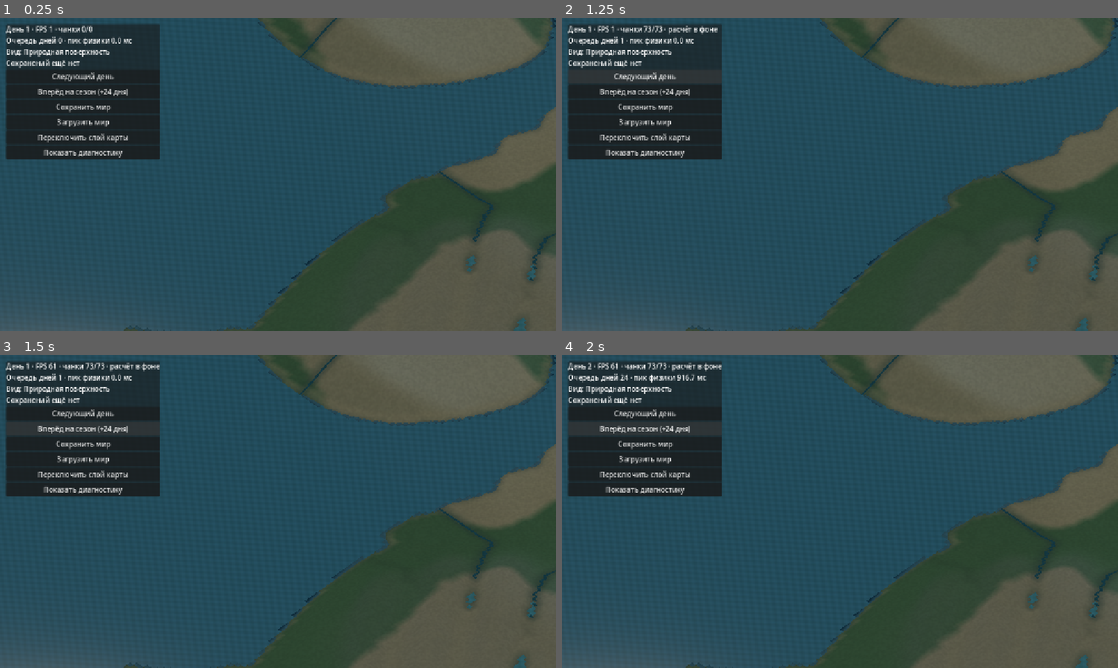
Above: before the commit, frames 1-4 (two rows, left to right).
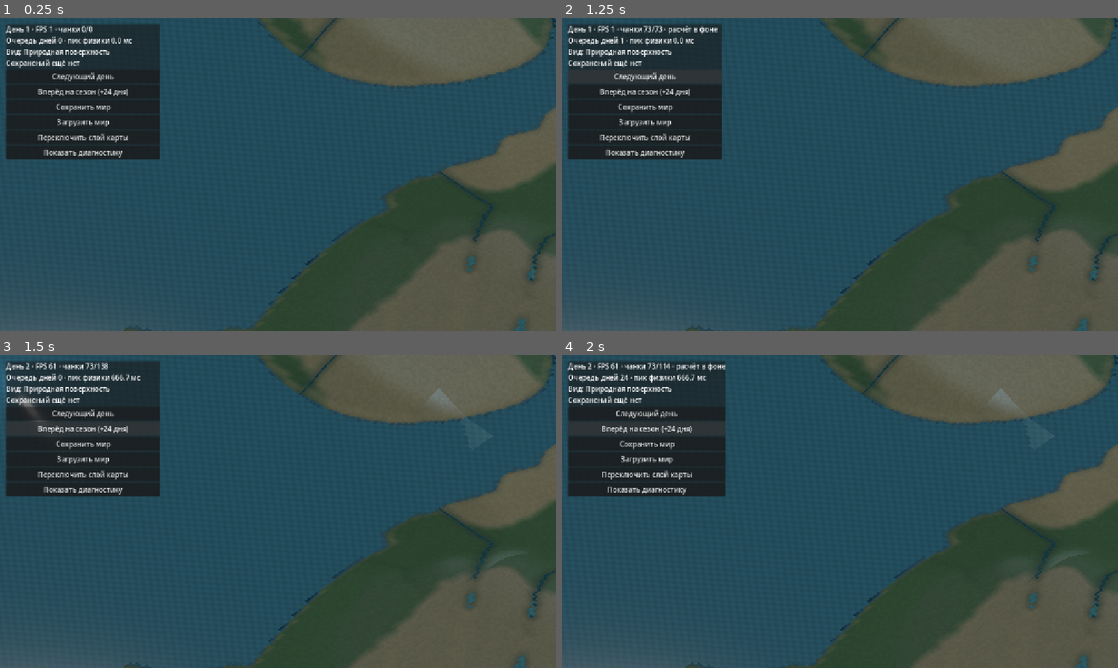
Above: after the commit, the same moments.

Repository: cyrox007/lands-and-ages
Game: Godot game, scene res://scenes/world.tscn
Two runs of this game, one before a commit and one after it. Both use one fixed random seed, a clock stepped at 60 frames per second and the inputs below.
Inputs:
- Up to frame 1 (0.25 s): no input
- Up to frame 2 (1.25 s): click "Следующий день" at 0.5 s
- Up to frame 3 (1.5 s): click "Вперёд на сезон (+24 дня)" at 1.25 s
- Up to frame 4 (2 s): no input

Frames 1-2 are identical in both runs. In frame 3, 0.5% of the frame differs, in the area x 0-82%, y 2-22%; in frame 4, 1.6%, in the area x 6-82%, y 2-46%.

Commit message:
feat(world): этап 8.5 — ограниченные кеши и мониторинг кадров

Diff:
--- /dev/null
+++ b/godot/scripts/chunk_render_cache.gd
@@ -0,0 +1,88 @@
+extends RefCounted
+## Ограниченный LRU-кеш готовых GPU-чанков.
+## Удерживает только невидимые меши; физические данные не дублирует.
+
+const MAX_CHUNKS := 24
+const MAX_ESTIMATED_BYTES := 12 * 1024 * 1024
+const BYTES_PER_VERTEX := 64
+const BYTES_PER_INDEX := 4
+
+var _items: Dictionary = {}
+var _order: Array[Vector2i] = []
+var estimated_bytes := 0
+var hits := 0
+var evictions := 0
+
+
+func count() -> int:
+	return _items.size()
+
+
+func has(coord: Vector2i) -> bool:
+	return _items.has(coord)
+
+
+func take(coord: Vector2i) -> Node3D:
+	if not _items.has(coord):
+		return null
+	var item: Dictionary = _items[coord]
+	_items.erase(coord)
+	_order.erase(coord)
+	estimated_bytes -= int(item["bytes"])
+	var node: Node3D = item["node"]
+	node.visible = true
+	hits += 1
+	return node
+
+
+func put(coord: Vector2i, node: Node3D) -> void:
+	if node == null:
+		return
+	if _items.has(coord):
+		_evict(coord)
+	var bytes := _estimate_node_bytes(node)
+	if bytes > MAX_ESTIMATED_BYTES:
+		evictions += 1
+		node.queue_free()
+		return
+	node.visible = false
+	_items[coord] = {"node": node, "bytes": bytes}
+	_order.append(coord)
+	estimated_bytes += bytes
+	while _items.size() > MAX_CHUNKS or estimated_bytes > MAX_ESTIMATED_BYTES:
+		_evict(_order[0])
+
+
+func clear() -> void:
+	for item in _items.values():
+		var node: Node3D = item["node"]
+		node.queue_free()
+	_items.clear()
+	_order.clear()
+	estimated_bytes = 0
+
+
+func _evict(coord: Vector2i) -> void:
+	var item: Dictionary = _items[coord]
+	_items.erase(coord)
+	_order.erase(coord)
+	estimated_bytes -= int(item["bytes"])
+	var node: Node3D = item["node"]
+	node.queue_free()
+	evictions += 1
+
+
+static func _estimate_node_bytes(node: Node3D) -> int:
+	# Оценка верхнего порядка для позиций, нормалей, цвета, UV и индексов.
+	# Это не фактический объём VRAM, который зависит от драйвера.
+	var bytes := 0
+	for child in node.get_children():
+		if not child is MeshInstance3D:
+			continue
+		var mesh: Mesh = child.mesh
+		if mesh == null:
+			continue
+		for surface in range(mesh.get_surface_count()):
+			bytes += mesh.surface_get_array_len(surface) * BYTES_PER_VERTEX
+			bytes += mesh.surface_get_array_index_len(surface) * BYTES_PER_INDEX
+	return bytes
--- a/godot/scripts/world.gd
+++ b/godot/scripts/world.gd
@@ -7,6 +7,7 @@
 const Relief = preload("res://scripts/relief.gd")
 const Chunk = preload("res://scripts/chunk.gd")
 const ChunkVisibility = preload("res://scripts/chunk_visibility.gd")
+const ChunkRenderCache = preload("res://scripts/chunk_render_cache.gd")
 const NaturalGroundShader = preload("res://shaders/natural_ground.gdshader")
 const NaturalWaterShader = preload("res://shaders/natural_water.gdshader")
 const Hydrology = preload("res://scripts/hydrology.gd")
@@ -30,6 +31,8 @@
 ]
 const MAX_BUILDS_PER_FRAME := 8
 const MESH_BUDGET_US := 4200
+const HEIGHT_BOUNDS_CACHE_LIMIT := 512
+const FRAME_SAMPLE_LIMIT := 120
 const CAMERA_SPEED := 32.0
 const MIN_ZOOM := 16.0
 const MAX_ZOOM := 105.0
@@ -70,12 +73,18 @@
 var _debug_ground_material: StandardMaterial3D
 var _active: Dictionary = {}
 var _pending: Array[Vector2i] = []
+var _render_cache := ChunkRenderCache.new()
+var _render_world_revision := -1
+var _render_water_revision := -1
+var _render_surface_revision := -1
+var _frame_samples: Array[float] = []
 var _terrain_dirty := {}
 var _last_chunk_build_us := 0
 var _chunk_rebuilds := 0
 var _chunk_center := Vector2i(-1, -1)
 var _visibility_center := Vector2(-1000000.0, -1000000.0)
 var _chunk_height_bounds := {}
+var _chunk_height_order: Array[Vector2i] = []
 var _height_bounds_revision := -1
 var _water_bounds_revision := -1
 var _status: Label
@@ -236,6 +245,7 @@
 
 
 func _process(delta: float) -> void:
+	_record_frame(delta)
 	if _lightning_life > 0.0:
 		_lightning_life -= delta
 		if _lightning_life <= 0.0:
@@ -316,6 +326,24 @@
 		_move_center(Vector2(-event.relative.x, -event.relative.y) * scale_factor)
 
 
+func _record_frame(delta: float) -> void:
+	if delta <= 0.0 or delta > 0.5:
+		return
+	_frame_samples.append(delta * 1000.0)
+	if _frame_samples.size() > FRAME_SAMPLE_LIMIT:
+		_frame_samples.pop_front()
+
+
+static func _frame_percentile(samples: Array[float], fraction: float) -> float:
+	if samples.is_empty():
+		return 0.0
+	var ordered: Array[float] = samples.duplicate()
+	ordered.sort()
+	var index := clampi(ceili(float(ordered.size()) * fraction) - 1,
+		0, ordered.size() - 1)
+	return ordered[index]
+
+
 static func _detail_for_zoom(size: float) -> float:
 	# Мелкие GPU-эффекты постепенно исчезают при отдалении камеры.
 	return 1.0 - smoothstep(44.0, 96.0, size)
@@ -376,6 +404,7 @@
 			and _water_bounds_revision == water_revision:
 		return
 	_chunk_height_bounds.clear()
+	_chunk_height_order.clear()
 	_height_bounds_revision = _world_model.revision
 	_water_bounds_revision = water_revision
 
@@ -408,11 +437,39 @@
 	var scene_scale: float = _world_model.config.height_scale
 	var elevation := Vector2(minimum * scene_scale - 0.25,
 		maximum * scene_scale + 0.25)
+	_remember_height_bounds(coord, elevation)
+	return elevation
+
+
+func _remember_height_bounds(coord: Vector2i, elevation: Vector2) -> void:
 	_chunk_height_bounds[coord] = elevation
-	return elevation
+	_chunk_height_order.append(coord)
+	if _chunk_height_order.size() > HEIGHT_BOUNDS_CACHE_LIMIT:
+		_chunk_height_bounds.erase(_chunk_height_order.pop_front())
+
+
+func _synchronize_render_cache(force: bool) -> void:
+	if _hydro == null or _surface == null:
+		if force:
+			_render_cache.clear()
+		return
+	if force:
+		_render_cache.clear()
+	elif _day_task_id >= 0:
+		# Физическая модель сейчас принадлежит фоновому потоку.
+		return
+	elif _render_world_revision != _world_model.revision \
+			or _render_water_revision != _hydro.revision \
+			or _render_surface_revision != _surface.revision:
+		_render_cache.clear()
+	if _day_task_id < 0 and _surface != null and _hydro != null:
+		_render_world_revision = _world_model.revision
+		_render_water_revision = _hydro.revision
+		_render_surface_revision = _surface.revision
 
 
 func _refresh_visible(force: bool) -> void:
+	_synchronize_render_cache(force)
 	var center_chunk := Vector2i(floori(_center.x / float(_world_model.config.chunk_size)),
 		floori(_center.y / float(_world_model.config.chunk_size)))
 	_chunk_center = center_chunk
@@ -453,14 +510,26 @@
 					_camera.size, aspect):
 				continue
 			desired[coord] = true
-	# Невидимые чанки удаляем, видимые сохраняем до готовности новой сетки.
+	# Уходящие из кадра меши временно сохраняем для обратного пути.
 	for coord in _active.keys():
-		if not desired.has(coord):
-			_active[coord].queue_free()
-			_active.erase(coord)
+		if desired.has(coord):
+			continue
+		var node: Node3D = _active[coord]
+		_active.erase(coord)
+		if _terrain_holder != null and node.get_parent() == _terrain_holder:
+			_render_cache.put(coord, node)
+		else:
+			node.queue_free()
+	if not force:
+		for coord in desired.keys():
+			if _active.has(coord):
+				continue
+			var restored: Node3D = _render_cache.take(coord)
+			if restored != null:
+				_active[coord] = restored
 	var scheduled := {}
 	for coord in _pending:
-		if desired.has(coord):
+		if desired.has(coord) and (force or not _active.has(coord)):
 			scheduled[coord] = true
 	for coord in desired.keys():
 		if force or not _active.has(coord):
@@ -600,7 +669,12 @@
 		_active[chunk].queue_free()
 	_active.clear()
 	_pending.clear()
+	_render_cache.clear()
+	_render_world_revision = -1
+	_render_water_revision = -1
+	_render_surface_revision = -1
 	_chunk_height_bounds.clear()
+	_chunk_height_order.clear()
 	_height_bounds_revision = -1
 	_water_bounds_revision = -1
 	_chunk_center = Vector2i(-1, -1)
@@ -740,6 +814,17 @@
 	_status.text += "GPU: %d мешей · кадр %.1f мс · перерисовок сезонов %d\n" % [
 		_chunk_rebuilds, float(_last_chunk_build_us) / 1000.0,
 		_visual_refreshes]
+	_status.text += "Кеш мешей: %d/%d · оценка %.2f/%.0f МиБ · попаданий %d · вытеснений %d\n" % [
+		_render_cache.count(), ChunkRenderCache.MAX_CHUNKS,
+		float(_render_cache.estimated_bytes) / 1048576.0,
+		float(ChunkRenderCache.MAX_ESTIMATED_BYTES) / 1048576.0,
+		_render_cache.hits, _render_cache.evictions]
+	_status.text += "Кеш высот %d/%d · кадр p50 %.1f мс / p95 %.1f мс\n" % [
+		_chunk_height_bounds.size(), HEIGHT_BOUNDS_CACHE_LIMIT,
+		_frame_percentile(_frame_samples, 0.50),
+		_frame_percentile(_frame_samples, 0.95)]
+	_status.text += "Статическая память Godot %.1f МиБ (не вся ОЗУ/VRAM)\n" % [
+		Performance.get_monitor(Performance.MEMORY_STATIC) / 1048576.0]
 	if _camera != null:
 		_status.text += "Масштаб %.0f · радиус чанков %d · детали GPU %.0f%%\n" % [
 			_camera.size, _visible_radius(), _detail_for_zoom(_camera.size) * 100.0]
--- /dev/null
+++ b/godot/tests/world_render_cache_smoke.gd
@@ -0,0 +1,156 @@
+extends SceneTree
+## Этап 8.5: ограниченная память кэшей и повторное использование GPU-мешей.
+
+const View = preload("res://scripts/world.gd")
+const Cache = preload("res://scripts/chunk_render_cache.gd")
+
+var failures: Array[String] = []
+
+
+func _check(ok: bool, description: String) -> void:
+	if not ok:
+		failures.append(description)
+
+
+func _test_cache_limit() -> void:
+	var holder := Node3D.new()
+	get_root().add_child(holder)
+	var cache := Cache.new()
+	var earliest: Node3D
+	for i in range(Cache.MAX_CHUNKS + 10):
+		var node := Node3D.new()
+		holder.add_child(node)
+		if i == 0:
+			earliest = node
+		cache.put(Vector2i(i, 0), node)
+		_check(cache.count() <= Cache.MAX_CHUNKS,
+			"Кеш не превышает установленное число чанков")
+		_check(cache.estimated_bytes <= Cache.MAX_ESTIMATED_BYTES,
+			"Оценка памяти остаётся внутри установленного лимита")
+	_check(cache.evictions == 10, "При переполнении вытесняются старые записи")
+	_check(earliest.is_queued_for_deletion(),
+		"Самый старый узел запланирован к освобождению")
+	var last := Vector2i(Cache.MAX_CHUNKS + 9, 0)
+	var reused: Node3D = cache.take(last)
+	_check(reused != null and reused.visible and cache.hits == 1,
+		"Повторно взятый меш показывается без создания нового")
+	_check(cache.count() == Cache.MAX_CHUNKS - 1,
+		"Изъятый узел больше не занимает место в кеше")
+	cache.clear()
+	_check(cache.count() == 0 and cache.estimated_bytes == 0,
+		"Очистка освобождает записи и их оценочную память")
+	holder.queue_free()
+
+
+func _test_mesh_estimate() -> void:
+	var vertices := PackedVector3Array([
+		Vector3(0, 0, 0), Vector3(1, 0, 0), Vector3(0, 1, 0)
+	])
+	var arrays := []
+	arrays.resize(Mesh.ARRAY_MAX)
+	arrays[Mesh.ARRAY_VERTEX] = vertices
+	arrays[Mesh.ARRAY_INDEX] = PackedInt32Array([0, 1, 2])
+	var mesh := ArrayMesh.new()
+	mesh.add_surface_from_arrays(Mesh.PRIMITIVE_TRIANGLES, arrays)
+	var node := Node3D.new()
+	var child := MeshInstance3D.new()
+	child.mesh = mesh
+	node.add_child(child)
+	_check(Cache._estimate_node_bytes(node) ==
+		3 * Cache.BYTES_PER_VERTEX + 3 * Cache.BYTES_PER_INDEX,
+		"Оценка геометрии учитывает вершины и индексы")
+	node.free()
+
+
+func _test_height_cache() -> void:
+	var view := View.new()
+	for i in range(View.HEIGHT_BOUNDS_CACHE_LIMIT + 40):
+		view._remember_height_bounds(Vector2i(i, 0), Vector2(-1.0, 8.0))
+	_check(view._chunk_height_bounds.size() == View.HEIGHT_BOUNDS_CACHE_LIMIT,
+		"Кеш высот не растёт бесконечно при движении по большой карте")
+	_check(view._chunk_height_order.size() == View.HEIGHT_BOUNDS_CACHE_LIMIT,
+		"Очередь вытеснения высот ограничена тем же пределом")
+	_check(not view._chunk_height_bounds.has(Vector2i(0, 0)),
+		"Старые границы высот вытесняются")
+	_check(view._chunk_height_bounds.has(
+		Vector2i(View.HEIGHT_BOUNDS_CACHE_LIMIT + 39, 0)),
+		"Последние посещённые границы остаются в кеше")
+	view.free()
+
+
+func _test_scene_reuse() -> void:
+	var scene := View.new()
+	get_root().add_child(scene)
+	if scene._world_model == null:
+		_check(false, "Сцена должна инициализировать карту")
+		return
+	var map: RefCounted = scene._world_model
+	var physical_before: Dictionary = map.to_data()
+	scene._change_zoom(0.1)
+	_check(not scene._pending.is_empty(), "Ближний масштаб загрузил чанки")
+	if scene._pending.is_empty():
+		scene.queue_free()
+		return
+	var coord: Vector2i = scene._pending[0]
+	scene._create_chunk(coord)
+	var node: Node3D = scene._active[coord]
+	var built: int = scene._chunk_rebuilds
+	scene._move_center(Vector2(96.0, 0.0))
+	_check(scene._render_cache.has(coord),
+		"После ухода из кадра ранее построенный меш удерживается кешем")
+	_check(not node.visible, "Кешированный меш перестаёт отрисовываться")
+	scene._move_center(Vector2(-96.0, 0.0))
+	_check(scene._active.get(coord) == node and node.visible,
+		"При возврате камера использует тот же экземпляр чанка")
+	_check(scene._chunk_rebuilds == built and scene._render_cache.hits > 0,
+		"Возврат не требует повторного построения GPU-меша")
+
+	# Ни физическая деформация, ни новая погода не должны отдавать
+	# старые визуальные данные из кеша.
+	scene._move_center(Vector2(96.0, 0.0))
+	_check(scene._render_cache.has(coord), "Перед правкой чанк снова в кеше")
+	var at := Vector2i(128, 96)
+	_check(map.set_vertex(at, map.vertex_at(at) + 0.15),
+		"Модель принимает локальное изменение высоты")
+	scene._refresh_visible(false)
+	_check(scene._render_cache.count() == 0,
+		"Физическая ревизия очищает устаревшую геометрию")
+	_check(node.is_queued_for_deletion(),
+		"Устаревший меш освобождается, а не повторно используется")
+	_check(scene._render_cache.estimated_bytes == 0,
+		"После инвалидизации не удерживается память GPU-кеша")
+	_check(map.revision == 1 and
+		map.to_data()["config"] == physical_before["config"],
+		"Оптимизация не меняет формат и параметры физической карты")
+
+	scene._frame_samples.clear()
+	for i in range(View.FRAME_SAMPLE_LIMIT + 15):
+		scene._record_frame(1.0 / 60.0)
+	_check(scene._frame_samples.size() == View.FRAME_SAMPLE_LIMIT,
+		"Время кадров хранится в ограниченном окне")
+	_check(absf(View._frame_percentile(scene._frame_samples, 0.95) -
+		1000.0 / 60.0) < 0.1, "p95 времени кадра рассчитывается корректно")
+	print("Этап 8.5: попаданий кеша ", scene._render_cache.hits,
+		", сохранено пересборок ", built,
+		", ограничение высот ", View.HEIGHT_BOUNDS_CACHE_LIMIT,
+		", выборка кадров ", scene._frame_samples.size())
+	scene.queue_free()
+
+
+func _initialize() -> void:
+	_run()
+
+
+func _run() -> void:
+	await process_frame
+	_test_cache_limit()
+	_test_mesh_estimate()
+	_test_height_cache()
+	_test_scene_reuse()
+	if not failures.is_empty():
+		for reason in failures.slice(0, 20):
+			push_error("Этап 8.5: " + reason)
+		quit(1)
+		return
+	print("Этап 8.5: кэширование чанков, память и измерения — успешно.")
+	quit(0)
Not shown, added: docs/WORLD-STAGE-8-5.md
